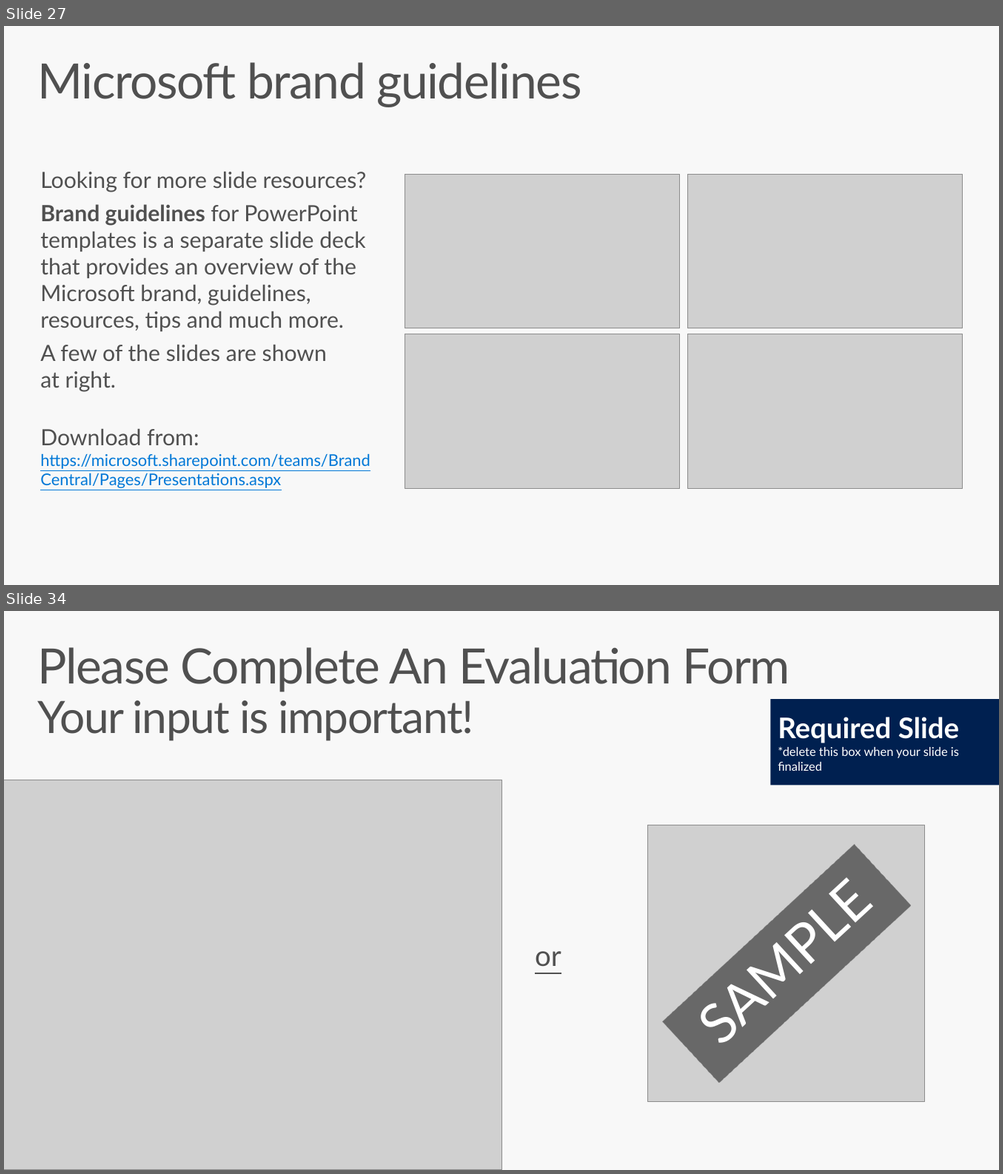
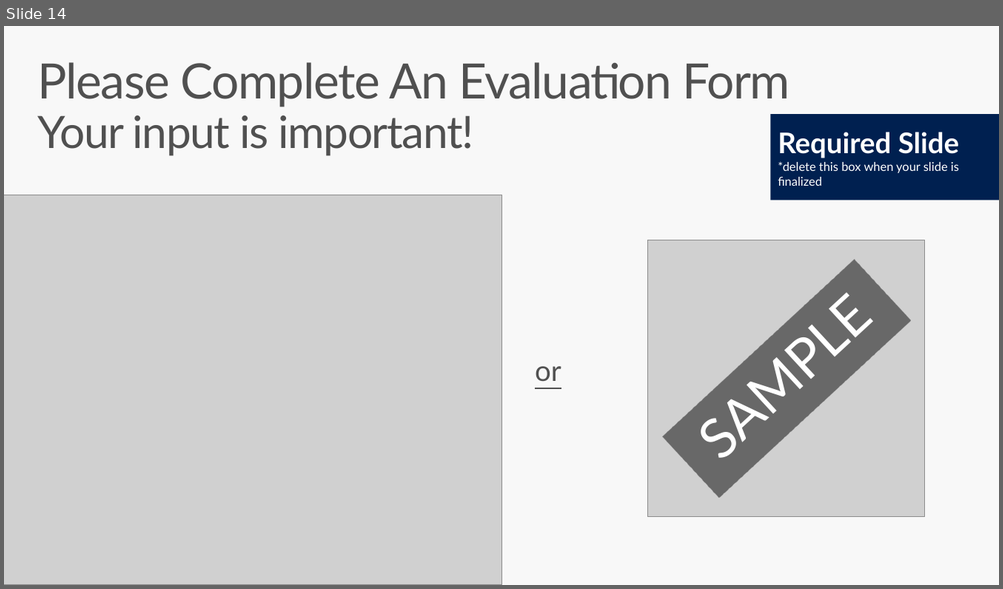
Before and after one commit to sriramdasbalaji/CodeLabs-MobileDevOps, a slide deck: Module1-Xamarin/Slides/Mobile DevOps Module 1.pptx. Shown one above the other, each under a label of ours: slides 27 and 34 before the commit, slide 14 after it; the slides between them are not shown. The pictures are 1003x1174 and 1003x589 pixels, drawn with LibreOffice and Linux fonts; fonts in the diff are those of the drawing; grey boxes stand for pictures. Boxes give left, top, right and bottom in pixels: in the first picture for what was removed or moved away, otherwise in the second. Text is boxed around its words. In the diff, an @@ line names an element or a change of style, - is before the commit and + after.

```diff
--- a/Module1-Xamarin/Slides/Mobile DevOps Module 1.pptx
+++ b/Module1-Xamarin/Slides/Mobile DevOps Module 1.pptx
@@ slide 27 removed at bbox=[4, 26, 999, 585], background #F8F8F8 @@
@@ title removed at bbox=[37, 62, 581, 107] @@
-Microsoft brand guidelines
@@ text removed at bbox=[40, 172, 367, 392] @@
-Looking for more slide resources?
-Brand guidelines for PowerPoint templates is a separate slide deck that provides an overview of the Microsoft brand, guidelines, resources, tips and much more.
-A few of the slides are shown
-at right.
@@ picture removed at bbox=[405, 174, 680, 328] @@
@@ picture removed at bbox=[687, 174, 962, 328] @@
@@ picture removed at bbox=[405, 334, 680, 488] @@
@@ picture removed at bbox=[687, 334, 962, 488] @@
@@ text removed at bbox=[40, 429, 370, 488] @@
-Download from: https://microsoft.sharepoint.com/teams/BrandCentral/Pages/Presentations.aspx
@@ what was slide 34 is now slide 14 @@
```
Also in this commit, not shown: 1 slide changed, 2 slides added, 43 other slides removed, 2 other files.
